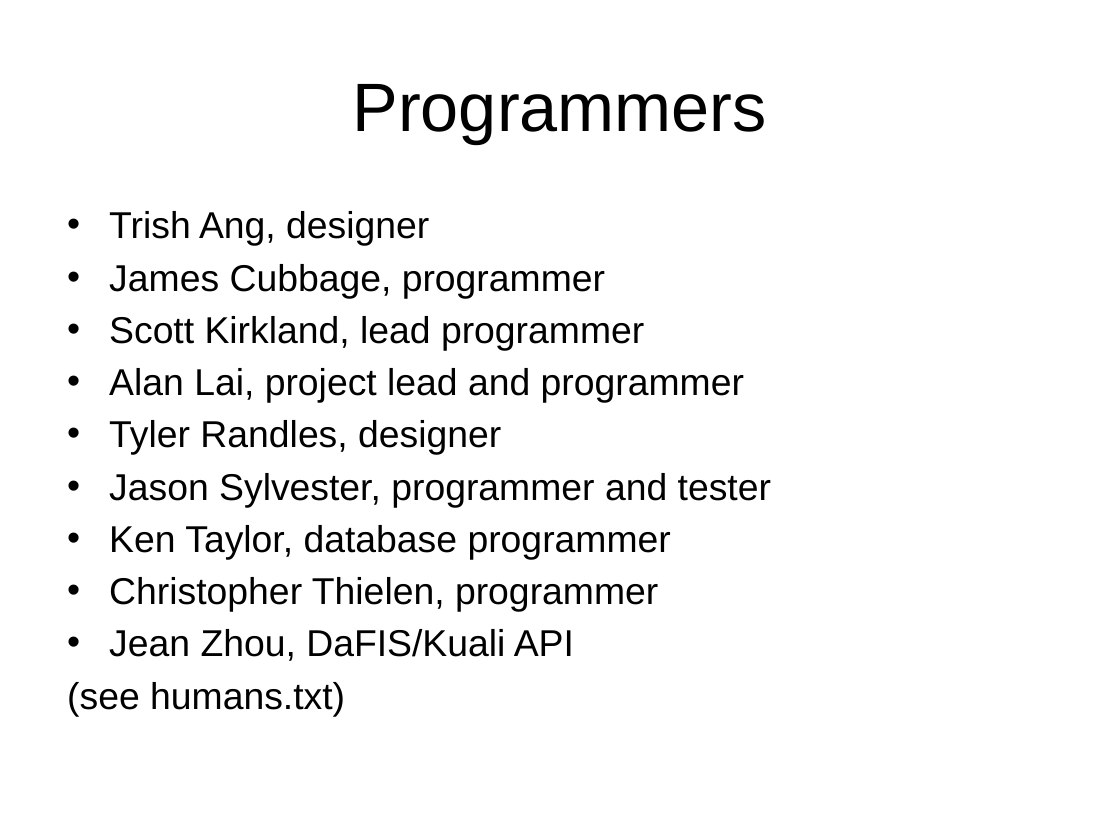
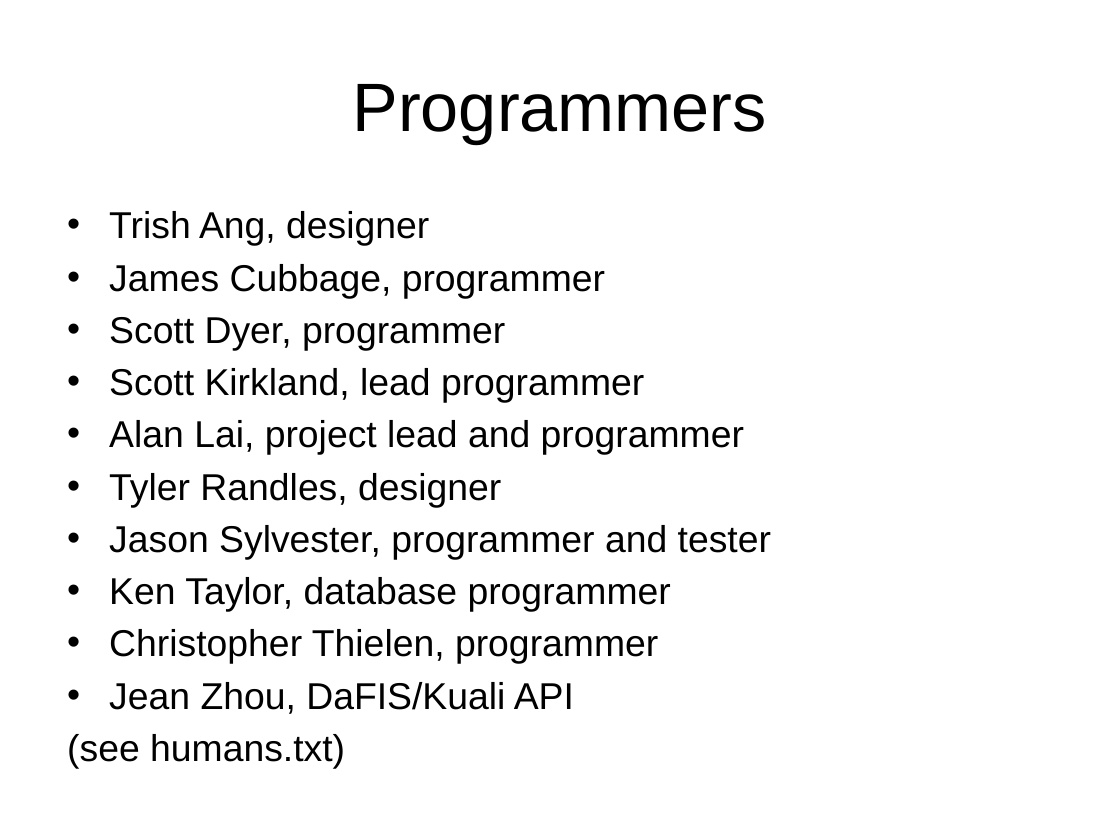
Before and after one commit to acgetchell/Presentations, a slide deck: slide 5 of OnlinePrePurchasing.pptx. Drawn at 1120x840 pixels with LibreOffice and Linux fonts; fonts in the diff are those of the drawing; background and template pictures are left out. Boxes give left, top, right and bottom in pixels: in the first picture for what was removed or moved away, otherwise in the second. Text is boxed around its words. In the diff, an @@ line names an element or a change of style, - is before the commit and + after.

Commit message:
Added Scott Dyer

```diff
--- a/OnlinePrePurchasing.pptx
+++ b/OnlinePrePurchasing.pptx
@@ text at [109,317,505,351]: paragraph added @@
+• Scott Dyer, programmer
```
